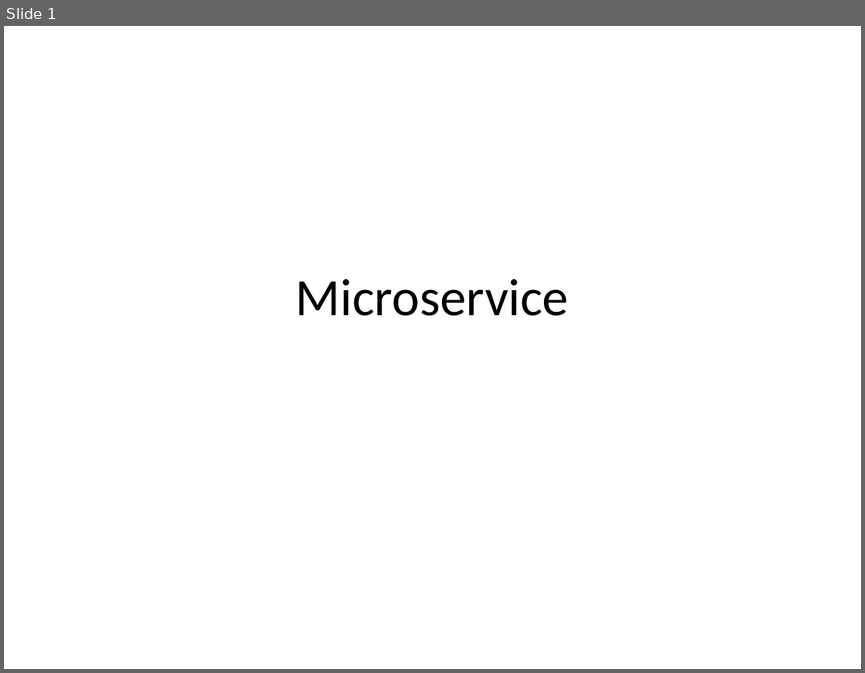
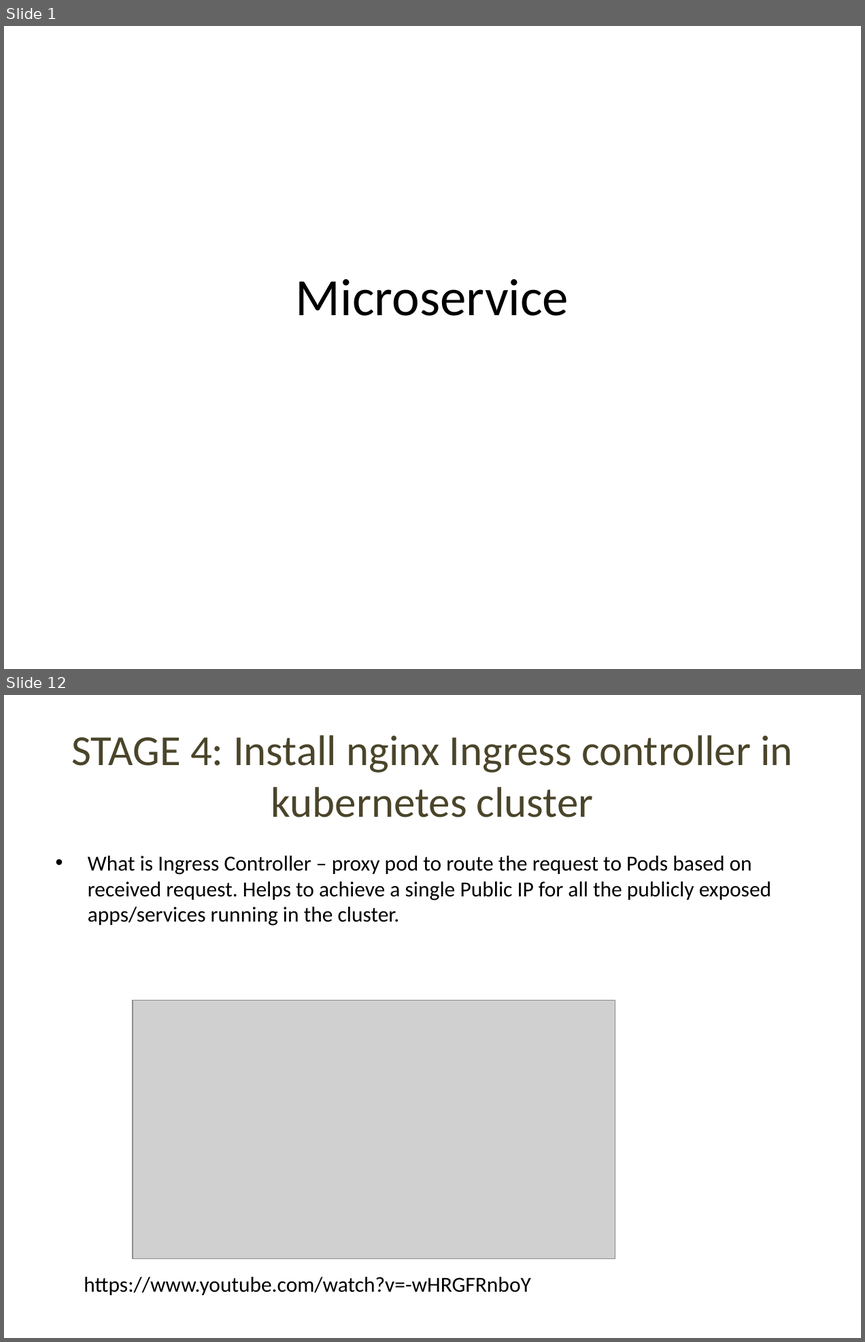
Before and after one commit to devi-priyadharshini/4_microservices, a slide deck: docs/microservice.pptx. Shown one above the other, each under a label of ours: slide 1 before the commit, slides 1 and 12 after it; the slides between them are not shown. The pictures are 865x673 and 865x1342 pixels, drawn with LibreOffice and Linux fonts; fonts in the diff are those of the drawing; grey boxes stand for pictures. Boxes give left, top, right and bottom in pixels: in the first picture for what was removed or moved away, otherwise in the second. Text is boxed around its words. In the diff, an @@ line names an element or a change of style, - is before the commit and + after.

Commit message:
Added ingress controller and ingress resources.

```diff
--- a/docs/microservice.pptx
+++ b/docs/microservice.pptx
@@ slide 12 added at (4,695,861,1338), background #FFFFFF @@
@@ title added at (71,735,793,817), 36 pt, text #4A452A @@
+STAGE 4: Install nginx Ingress controller in kubernetes cluster
@@ text added at (88,855,771,926), 18 pt, text #000000 @@
+• What is Ingress Controller – proxy pod to route the request to Pods based on received request. Helps to achieve a single Public IP for all the publicly exposed apps/services running in the cluster.
@@ picture added at (133,1000,615,1258) @@
@@ text added at (84,1276,531,1295), 18 pt, text #000000 @@
+https://www.youtube.com/watch?v=-wHRGFRnboY
```
Also in this commit, not shown: 2 slides changed, 10 other slides added, 1 other file.
